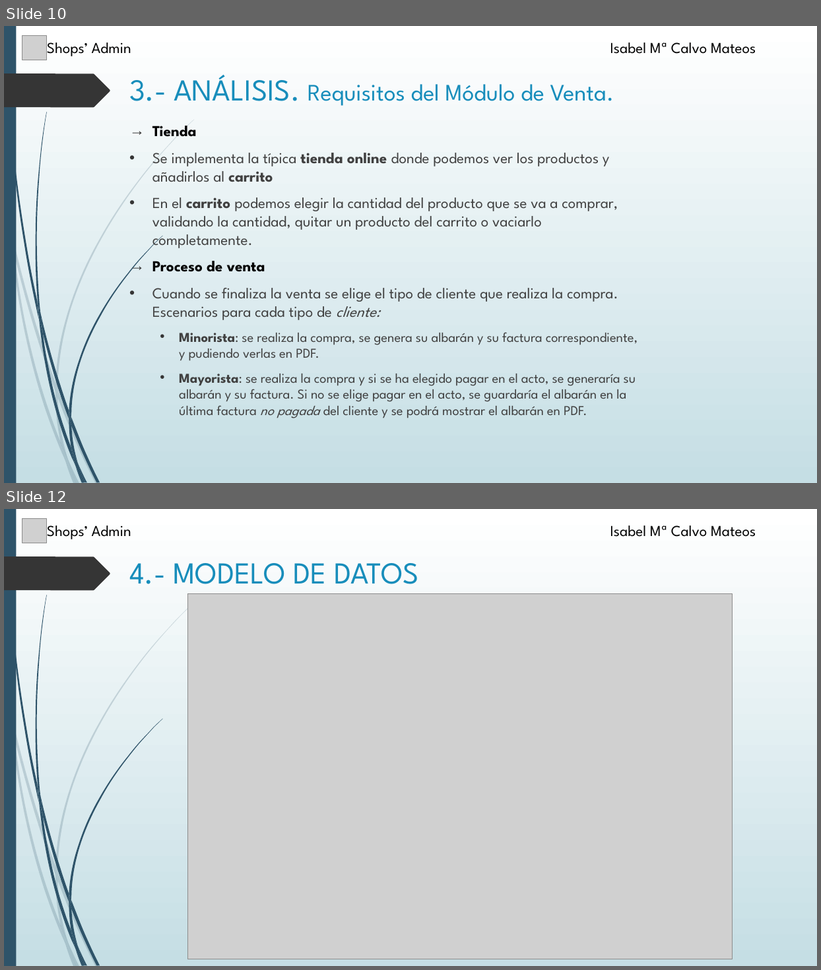
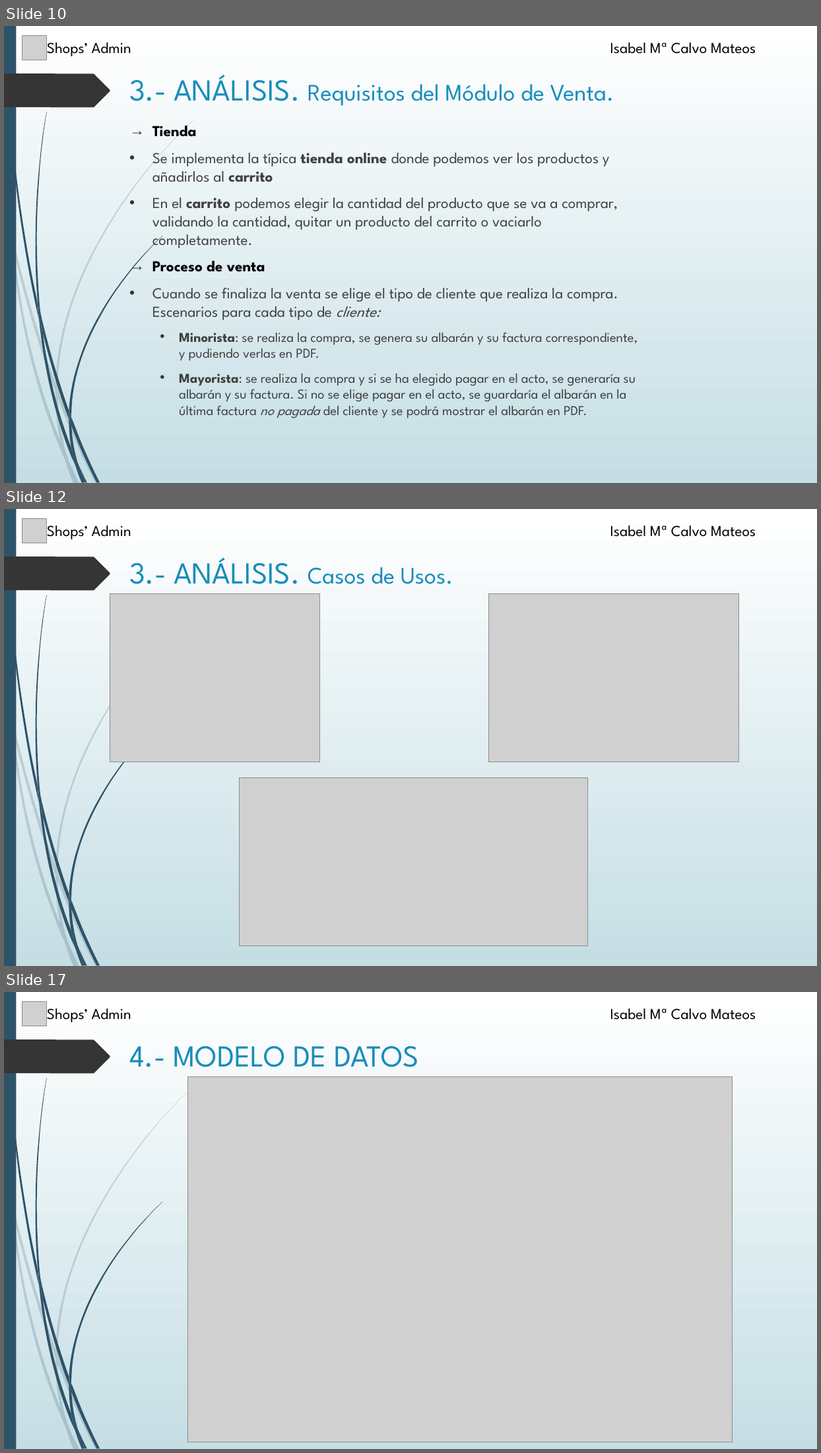
Before and after one commit to isacm94/Proyecto, a slide deck: Alumno/Presentación/Presentación.pptx. Shown one above the other, each under a label of ours: slides 10 and 12 before the commit, slides 10, 12 and 17 after it; the slides between them are not shown. The pictures are 821x970 and 821x1453 pixels, drawn with LibreOffice and Linux fonts; fonts in the diff are those of the drawing; grey boxes stand for pictures. Boxes give left, top, right and bottom in pixels: in the first picture for what was removed or moved away, otherwise in the second. Text is boxed around its words. In the diff, an @@ line names an element or a change of style, - is before the commit and + after.

```diff
--- a/Alumno/Presentación/Presentación.pptx
+++ b/Alumno/Presentación/Presentación.pptx
@@ slide 12 added at [4,509,817,966], background gradient #FFFFFF to #C5DEE5; not listed: 24 template elements that a slide beside it also shows @@
@@ picture added at [22,518,47,543] @@
@@ text added at [47,525,131,539], 18 pt, text #000000 @@
+Shops’ Admin
@@ text added at [611,525,756,537], 18 pt, text #000000 @@
+Isabel Mª Calvo Mateos
@@ title added at [129,558,453,584], 36 pt, text #178DBB @@
+3.- ANÁLISIS. Casos de Usos.
@@ picture added at [110,593,320,762] @@
@@ picture added at [489,593,739,762] @@
@@ picture added at [240,779,588,947] @@
@@ what was slide 12 is now slide 17 @@
```
Also in this commit, not shown: 2 slides changed, 7 other slides added, 43 other files.
